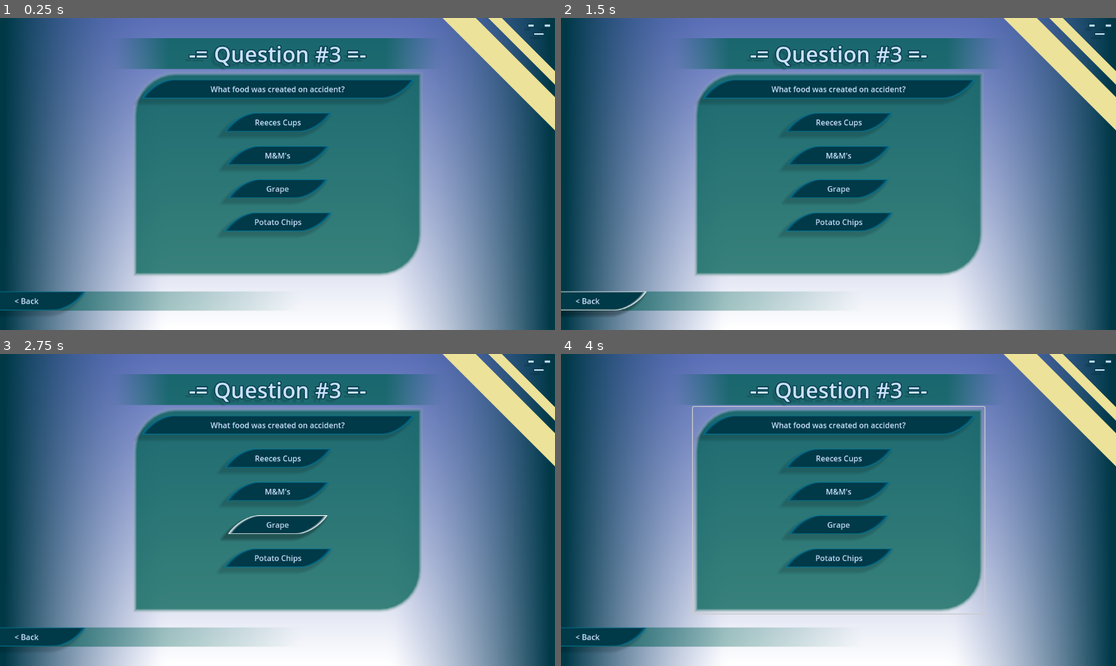
Above: before the commit, frames 1-4 (two rows, left to right).
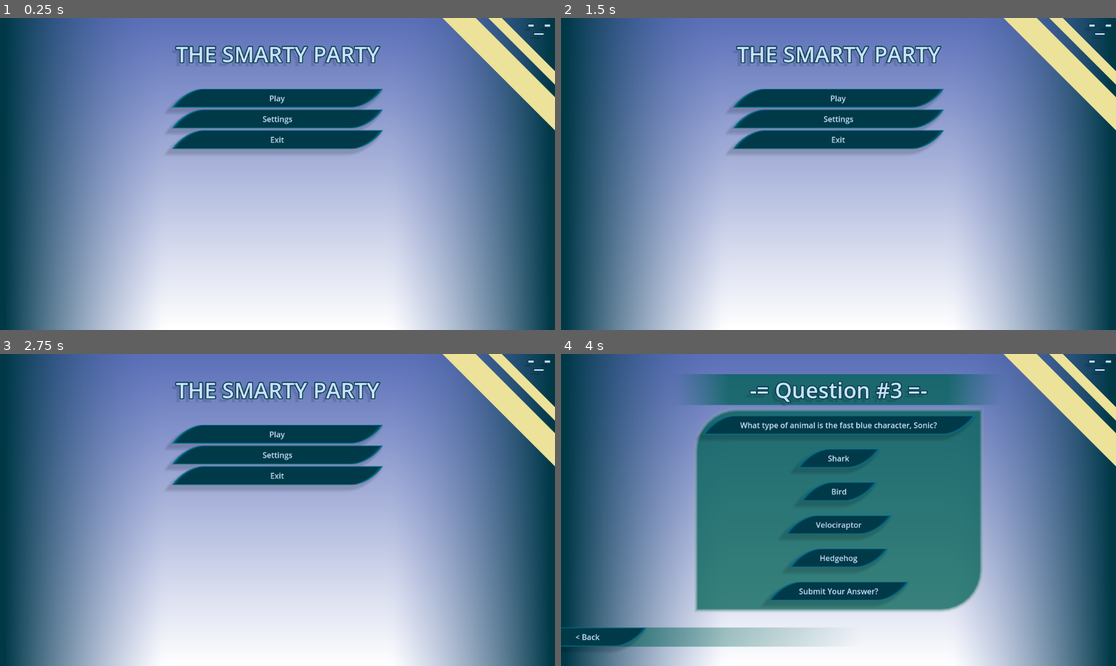
Above: after the commit, the same moments.

Repository: drigon573/The-Smarty-Party
Game: Godot game, scene res://Menus/MainMenu.tscn
The game is run twice, just before and just after one commit, with the same random seed, the same clock (stepped at 60 frames per second) and the same inputs. Before the commit the project has no main scene; this scene is started directly in both runs.
Inputs (mouse positions are in pixels of both pictures, inside the frame that each line leads up to):
- Up to frame 1 (0.25 s): no input
- Up to frame 2 (1.5 s): click (838, 89) at 0.5 s, where only the run before the commit has a clickable "What food was created on acci…"; click "< Back" at 1.25 s
- Up to frame 3 (2.75 s): click (277, 525) at 2 s, where only the run before the commit has a clickable "Grape"
- Up to frame 4 (4 s): click (838, 556) at 2.75 s, where only the run before the commit has a clickable "Potato Chips"; click (838, 435) at 3.5 s, where only the run after the commit has a clickable "Play"

The runs differ from the first frame. In frame 1, 39% of the frame differs, in the area x 0-77%, y 6-95%; in frame 2, 39%, in the area x 0-77%, y 6-96%; in frame 3, 39%; in frame 4, 3.4%.

Commit message:
Worked hard on game

Diff:
--- a/Menus/MainMenu.tscn
+++ b/Menus/MainMenu.tscn
@@ -1,6 +1,11 @@
-[gd_scene load_steps=14 format=3 uid="uid://cjptr5inwypf2"]
-
+[gd_scene load_steps=19 format=3 uid="uid://cjptr5inwypf2"]
+
+[ext_resource type="Script" path="res://Menus/main_menu.gd" id="1_jgjc8"]
 [ext_resource type="Theme" uid="uid://uck8mn5qiqe2" path="res://DefaultTheme.tres" id="1_spjp0"]
+[ext_resource type="AudioStream" uid="uid://dv3m5thpgv28u" path="res://Assets/1-1-088. The Whims of Fate.mp3" id="2_7atbx"]
+[ext_resource type="ButtonGroup" uid="uid://dqo68p6cbxr8" path="res://new_button_group.tres" id="4_bh8b5"]
+[ext_resource type="AudioStream" uid="uid://do5my8r2nne1k" path="res://Assets/spongebob-fail.mp3" id="5_cgase"]
+[ext_resource type="AudioStream" uid="uid://wmotssklbkru" path="res://Assets/eagle-rahhh.mp3" id="5_lcyuw"]
 
 [sub_resource type="Gradient" id="Gradient_pumre"]
 colors = PackedColorArray(1, 1, 1, 1, 1, 1, 1, 0)
@@ -52,6 +57,13 @@
 [sub_resource type="ImageTexture" id="ImageTexture_n4cgu"]
 
 [node name="MainMenu" type="Node2D"]
+script = ExtResource("1_jgjc8")
+
+[node name="AudioStreamPlayer" type="AudioStreamPlayer" parent="."]
+stream = ExtResource("2_7atbx")
+volume_db = -17.0
+autoplay = true
+parameters/looping = true
 
 [node name="Background" type="Control" parent="."]
 layout_mode = 3
@@ -182,6 +194,7 @@
 metadata/_edit_lock_ = true
 
 [node name="ColorRect Back" type="TextureRect" parent="Leaderboard"]
+layout_mode = 0
 offset_top = 568.0
 offset_right = 1150.0
 offset_bottom = 608.0
@@ -352,6 +365,7 @@
 metadata/_edit_lock_ = true
 
 [node name="ColorRect Back" type="TextureRect" parent="Question"]
+layout_mode = 0
 offset_top = 568.0
 offset_right = 1150.0
 offset_bottom = 608.0
@@ -431,27 +445,45 @@
 [node name="Question" type="Button" parent="Question/ItemList/MarginContainer/GridContainer"]
 layout_mode = 2
 size_flags_horizontal = 3
+mouse_filter = 2
 text = "What food was created on accident?"
 
 [node name="Name1" type="Button" parent="Question/ItemList/MarginContainer/GridContainer"]
 layout_mode = 2
 size_flags_horizontal = 4
+theme_override_colors/font_pressed_color = Color(1, 0, 0, 1)
+toggle_mode = true
+button_group = ExtResource("4_bh8b5")
 text = "Reeces Cups"
 
 [node name="Name2" type="Button" parent="Question/ItemList/MarginContainer/GridContainer"]
 layout_mode = 2
 size_flags_horizontal = 4
+theme_override_colors/font_pressed_color = Color(1, 0, 0, 1)
+toggle_mode = true
+button_group = ExtResource("4_bh8b5")
 text = "    M&M's    "
 
 [node name="Name3" type="Button" parent="Question/ItemList/MarginContainer/GridContainer"]
 layout_mode = 2
 size_flags_horizontal = 4
+theme_override_colors/font_pressed_color = Color(1, 0, 0, 1)
+toggle_mode = true
+button_group = ExtResource("4_bh8b5")
 text = "    Grape    "
 
 [node name="Name4" type="Button" parent="Question/ItemList/MarginContainer/GridContainer"]
 layout_mode = 2
 size_flags_horizontal = 4
+theme_override_colors/font_pressed_color = Color(1, 0, 0, 1)
+toggle_mode = true
+button_group = ExtResource("4_bh8b5")
 text = "Potato Chips"
+
+[node name="Submit" type="Button" parent="Question/ItemList/MarginContainer/GridContainer"]
+layout_mode = 2
+size_flags_horizontal = 4
+text = "Submit Your Answer?"
 
 [node name="VBoxContainer" type="VBoxContainer" parent="Question"]
 visible = false
@@ -477,20 +509,85 @@
 layout_mode = 2
 text = "Settings"
 
-[node name="Correct!" type="Button" parent="Question"]
+[node name="Correct" type="Node2D" parent="Question"]
 visible = false
-layout_mode = 1
-anchors_preset = 8
-anchor_left = 0.5
-anchor_top = 0.5
-anchor_right = 0.5
-anchor_bottom = 0.5
-offset_left = -109.5
-offset_top = -239.0
-offset_right = 109.5
-offset_bottom = 239.0
-grow_horizontal = 2
-grow_vertical = 2
+
+[node name="ColorRect4" type="ColorRect" parent="Question/Correct"]
+offset_left = -204.0
+offset_top = -131.0
+offset_right = 1426.0
+offset_bottom = 893.0
+color = Color(0, 1, 0, 0.290196)
+
+[node name="Correct!" type="Button" parent="Question/Correct"]
+anchors_preset = 8
+anchor_left = 0.5
+anchor_top = 0.5
+anchor_right = 0.5
+anchor_bottom = 0.5
+offset_left = 466.5
+offset_top = 85.0
+offset_right = 685.5
+offset_bottom = 563.0
+grow_horizontal = 2
+grow_vertical = 2
+mouse_filter = 2
 theme = ExtResource("1_spjp0")
 text = "Correct!"
 icon = SubResource("ImageTexture_n4cgu")
+
+[node name="Correct Player" type="AudioStreamPlayer" parent="Question/Correct"]
+stream = ExtResource("5_lcyuw")
+
+[node name="Incorrect" type="Node2D" parent="Question"]
+visible = false
+
+[node name="shadow" type="ColorRect" parent="Question/Incorrect"]
+offset_left = 977.0
+offset_top = -105.0
+offset_right = 1017.0
+offset_bottom = 1097.0
+rotation = 0.785398
+color = Color(0, 0, 0, 0.623529)
+
+[node name="ColorRect" type="ColorRect" parent="Question/Incorrect"]
+offset_left = 971.0
+offset_top = -110.0
+offset_right = 1011.0
+offset_bottom = 1092.0
+rotation = 0.785398
+color = Color(1, 0, 0, 1)
+
+[node name="ColorRect2" type="ColorRect" parent="Question/Incorrect"]
+offset_left = 156.0
+offset_top = -79.0
+offset_right = 196.0
+offset_bottom = 1169.0
+rotation = -0.785398
+color = Color(1, 0, 0, 1)
+
+[node name="ColorRect3" type="ColorRect" parent="Question/Incorrect"]
+offset_left = -204.0
+offset_top = -131.0
+offset_right = 1426.0
+offset_bottom = 893.0
+color = Color(1, 0, 0, 0.290196)
+
+[node name="Label" type="Label" parent="Question/Incorrect"]
+offset_left = 518.0
+offset_top = 293.0
+offset_right = 634.0
+offset_bottom = 332.0
+theme_override_colors/font_shadow_color = Color(0, 0, 0, 1)
+theme_override_constants/shadow_offset_x = 3
+theme_override_constants/shadow_offset_y = 2
+theme_override_font_sizes/font_size = 28
+text = "WRONG!"
+
+[node name="Wrong Player" type="AudioStreamPlayer" parent="Question/Incorrect"]
+stream = ExtResource("5_cgase")
+volume_db = -5.0
+
+[connection signal="pressed" from="Main Menu/VBoxContainer/Play" to="." method="_on_play_pressed"]
+[connection signal="pressed" from="Question/Back Button" to="." method="_on_back_button_pressed"]
+[connection signal="pressed" from="Question/ItemList/MarginContainer/GridContainer/Submit" to="." method="_on_submit_pressed"]
--- /dev/null
+++ b/Menus/main_menu.gd
@@ -0,0 +1,181 @@
+extends Node2D
+
+@onready var question = $Question/ItemList/MarginContainer/GridContainer/Question
+@onready var name1 = $Question/ItemList/MarginContainer/GridContainer/Name1
+@onready var name2 = $Question/ItemList/MarginContainer/GridContainer/Name2
+@onready var name3 = $Question/ItemList/MarginContainer/GridContainer/Name3
+@onready var name4 = $Question/ItemList/MarginContainer/GridContainer/Name4
+@onready var submit = $Question/ItemList/MarginContainer/GridContainer/Submit
+@onready var correct = $Question/Correct
+@onready var correctPlayer = $"Question/Correct/Correct Player"
+@onready var wrong = $Question/Incorrect
+@onready var wrongPlayer = $"Question/Incorrect/Wrong Player"
+
+@onready var correctAnswer
+
+func _ready() -> void:
+	$"Main Menu".visible = true
+	$Question.visible = false
+	correct.visible = false
+	wrong.visible = false
+
+func _on_back_button_pressed() -> void:
+	$"Main Menu".visible = true
+	$Question.visible = false
+
+func _on_play_pressed() -> void:
+	$"Main Menu".visible = false
+	$Question.visible = true
+	randomCoords()
+
+func _on_submit_pressed() -> void:
+	#check if a button is pressed
+	var userAnswer
+	if(name4.button_pressed || name3.button_pressed || name2.button_pressed || name1.button_pressed):
+		#check what button is pressed
+		if(name1.button_pressed):
+			userAnswer = 1
+		if(name2.button_pressed):
+			userAnswer = 2
+		if(name3.button_pressed):
+			userAnswer = 3
+		if(name4.button_pressed):
+			userAnswer = 4
+		#check the text of what button is pressed
+		if(userAnswer == correctAnswer):
+			correct.visible = true
+			correctPlayer.play()
+			await get_tree().create_timer(2).timeout
+			correct.visible = false
+		else:
+			wrong.visible = true
+			wrongPlayer.play()
+			await get_tree().create_timer(3).timeout
+			wrong.visible = false
+		#deselect selected button
+		name1.button_pressed = false
+		name2.button_pressed = false
+		name3.button_pressed = false
+		name4.button_pressed = false
+		#next question
+		randomCoords()
+
+var questionTotal = [0, 1, 2, 3, 4, 5, 6, 7, 8, 9] #number of floors in that theme - 1 bc it starts at 0
+var levels : int = questionTotal.size() #number of floors travelled before next theme
+var levelLabelNumber : int = 0 #what should the levelLabel start at
+
+func randomCoords():
+	var inty : int = randi() % levels #levels
+	match questionTotal[inty]:
+		0:
+			question.text = "Who invented the light bulb?"
+			name1.text = "Thomas Edison"
+			name2.text = "George Washington"
+			name3.text = "Willy Wonka"
+			name4.text = "Jimbo"
+			correctAnswer = 1
+		1:
+			question.text = "Who created Microsoft?"
+			name1.text = "Barack Obama"
+			name2.text = "Bill Gates"
+			name3.text = "Steve Jobs"
+			name4.text = "Jamieson Ford"
+			correctAnswer = 2
+		2:
+			question.text = "What type of animal is the fast blue character, Sonic?"
+			name1.text = "Shark"
+			name2.text = "Bird"
+			name3.text = "Velociraptor"
+			name4.text = "Hedgehog"
+			correctAnswer = 4
+		3:
+			question.text = "Which food was created on accident?"
+			name1.text = "Reese's Cups"
+			name2.text = "M&M's"
+			name3.text = "Grape"
+			name4.text = "Potato Chips"
+			correctAnswer = 4
+		4:
+			question.text = "What was Ash Ketchum's first Pokemon?"
+			name1.text = "Pikachu"
+			name2.text = "Squirtle"
+			name3.text = "Caterpie"
+			name4.text = "Tauros"
+			correctAnswer = 1
+		5:
+			question.text = "What is Lightning McQueen's real name?"
+			name1.text = "Dante"
+			name2.text = "Lightning"
+			name3.text = "Cruz"
+			name4.text = "Montgomery"
+			correctAnswer = 4
+		6:
+			question.text = "What is the metal piece on the end of a shoelace called?"
+			name1.text = "Ferrule"
+			name2.text = "Aglet"
+			name3.text = "Needle"
+			name4.text = "Eyelet"
+			correctAnswer = 2
+		7:
+			question.text = "The 16th US President was Abraham Lincoln. Who was the 17th?"
+			name1.text = "Abraham Lincoln"
+			name2.text = "Andrew Johnson"
+			name3.text = "Ulysses S. Grant"
+			name4.text = "Rutherford B. Hayes"
+			correctAnswer = 2
+		8:
+			question.text = "What is the densest planet in our solar system?"
+			name1.text = "Mars"
+			name2.text = "Naptune"
+			name3.text = "Saturn"
+			name4.text = "Earth"
+			correctAnswer = 4
+		9:
+			question.text = "How dangerous is the chemical dihydrogen monoxide to humans?"
+			name1.text = "eh"
+			name2.text = "kinda bad"
+			name3.text = "EXTREMELY DANAGEROUS"
+			name4.text = "not at all"
+			correctAnswer = 4
+	removey(inty)
+
+func removey(inty):
+	levels -= 1
+	levelLabelNumber +=1
+	questionTotal.remove_at(inty)
+
+#func disbaleExit():
+	#if !Globals.hasPlayerVisitedMinesYet:
+		#if(levelLabelNumber == 4):
+			##$Player/Dialogue.displayDialogue(9, 10, 2)
+			#$Player/"Player Hud"/Dialogue.displayDialogue(
+				#["I should leave, nobody's down here."],["johnny"],["serious"], 0)
+#
+			#$ExitLadders.process_mode = Node.PROCESS_MODE_DISABLED
+			#await get_tree().create_timer(2.5).timeout
+			#$ExitLadders.process_mode = Node.PROCESS_MODE_INHERIT
+			#print("exit enabled")
+		#elif(levelLabelNumber == 5): #kicks the player out of the mines if they try to go down more than 4 floors
+			#print("yes")
+			#Globals.playerPositionX = 2682
+			#Globals.playerPositionY = 534
+			#Globals.previousScene = Globals.currentScene
+			#get_tree().change_scene_to_file(MountHaven)
+		#else:
+			##print("levels is: " + str(levels))
+			#print("exit disbaled")
+			#$ExitLadders.process_mode = Node.PROCESS_MODE_DISABLED
+			#await get_tree().create_timer(2.5).timeout
+			#$ExitLadders.process_mode = Node.PROCESS_MODE_INHERIT
+			#print("exit enable")
+	#else: #player has visited mines before and gone back to the town, making Globals.hasPlayerVisitedMinesYet = true
+		#if(levels <= 0): #to make it so that once you have entered enough floors, you get sent to the final boos floor
+			#Globals.previousScene = Globals.currentScene
+			#get_tree().change_scene_to_file(minesTheme2)
+		#else:
+			##print("levels is: " + str(levels))
+			##print("exit disbaled")
+			#$ExitLadders.process_mode = Node.PROCESS_MODE_DISABLED
+			#await get_tree().create_timer(2.5).timeout
+			#$ExitLadders.process_mode = Node.PROCESS_MODE_INHERIT
+			##print("exit enable")
--- /dev/null
+++ b/new_button_group.tres
@@ -0,0 +1,3 @@
+[gd_resource type="ButtonGroup" format=3 uid="uid://dqo68p6cbxr8"]
+
+[resource]
--- a/project.godot
+++ b/project.godot
@@ -11,5 +11,6 @@
 [application]
 
 config/name="The Smarty Party"
+run/main_scene="res://Menus/MainMenu.tscn"
 config/features=PackedStringArray("4.3", "Mobile")
 config/icon="res://icon.svg"
Not shown, added: Assets/1-1-088. The Whims of Fate.mp3.import
Not shown, added: Assets/eagle-rahhh.mp3.import
Not shown, added: Assets/spongebob-fail.mp3.import
Not shown, added: Assets/1-1-088. The Whims of Fate.mp3
Not shown, added: Assets/eagle-rahhh.mp3
Not shown, added: Assets/spongebob-fail.mp3
